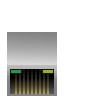
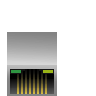
Layer changes from the first 96x96 image to the second:
added group "Ethernet Port Korrekt" with 7 layers above "Ethernet Port" over box(15, 69, 49, 94)
added layer "Kupfer Farbverlauf" (1st of 2, in "Ethernet Port Korrekt") in group "Ethernet Port Korrekt" over box(15, 69, 49, 94)
added layer "Kupfer" (1st of 2, in "Ethernet Port Korrekt") in group "Ethernet Port Korrekt" over box(15, 69, 49, 94)
added layer "LED" (1st of 2, in "Ethernet Port Korrekt") in group "Ethernet Port Korrekt" over box(15, 69, 49, 94)
added layer "Öffnung Farbverlauf" (1st of 2, in "Ethernet Port Korrekt") in group "Ethernet Port Korrekt" over box(15, 69, 49, 94)
added layer "Öffnung" (1st of 2, in "Ethernet Port Korrekt") in group "Ethernet Port Korrekt" over box(15, 69, 49, 94)
added layer "Farbverlauf" (1st of 2, in "Ethernet Port Korrekt") in group "Ethernet Port Korrekt" over box(15, 69, 49, 94)
added layer "Korpus" (1st of 2, in "Ethernet Port Korrekt") in group "Ethernet Port Korrekt" over box(15, 69, 49, 94)
hid group "Ethernet Port" (7 layers) over box(15, 69, 49, 94)
painted on "LED" (2nd of 2, in "Ethernet Port") over box(15, 69, 49, 94)
painted on "Öffnung" (2nd of 2, in "Ethernet Port") over box(15, 69, 49, 94)
